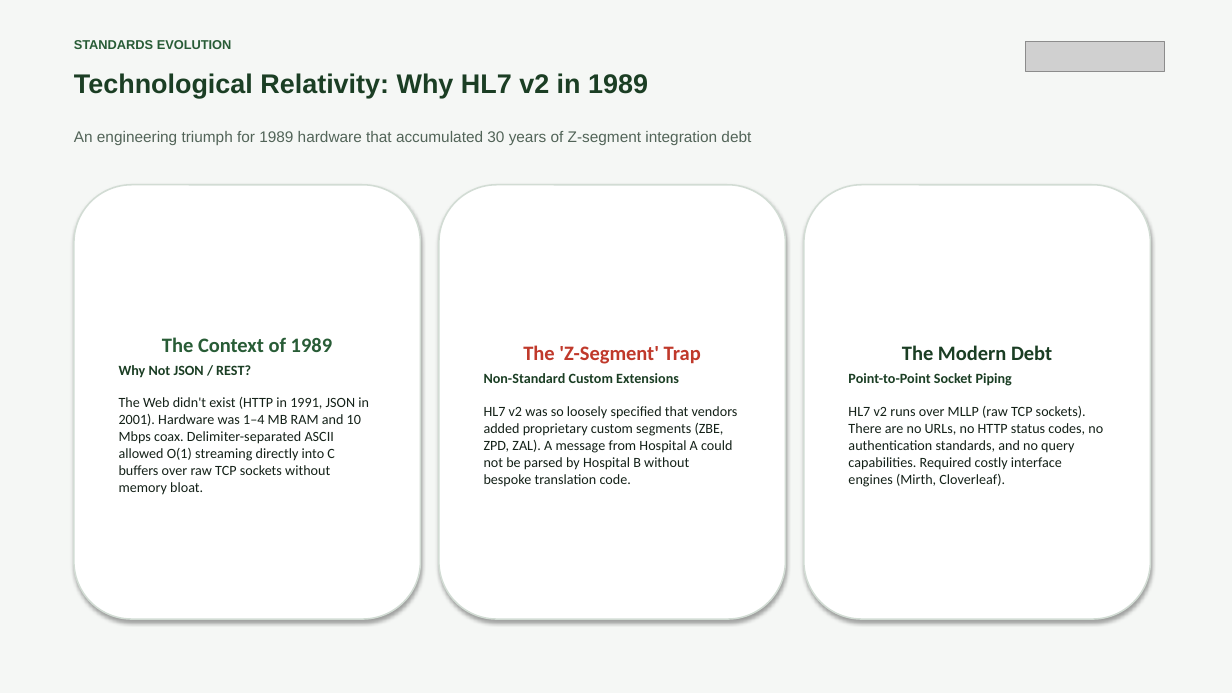
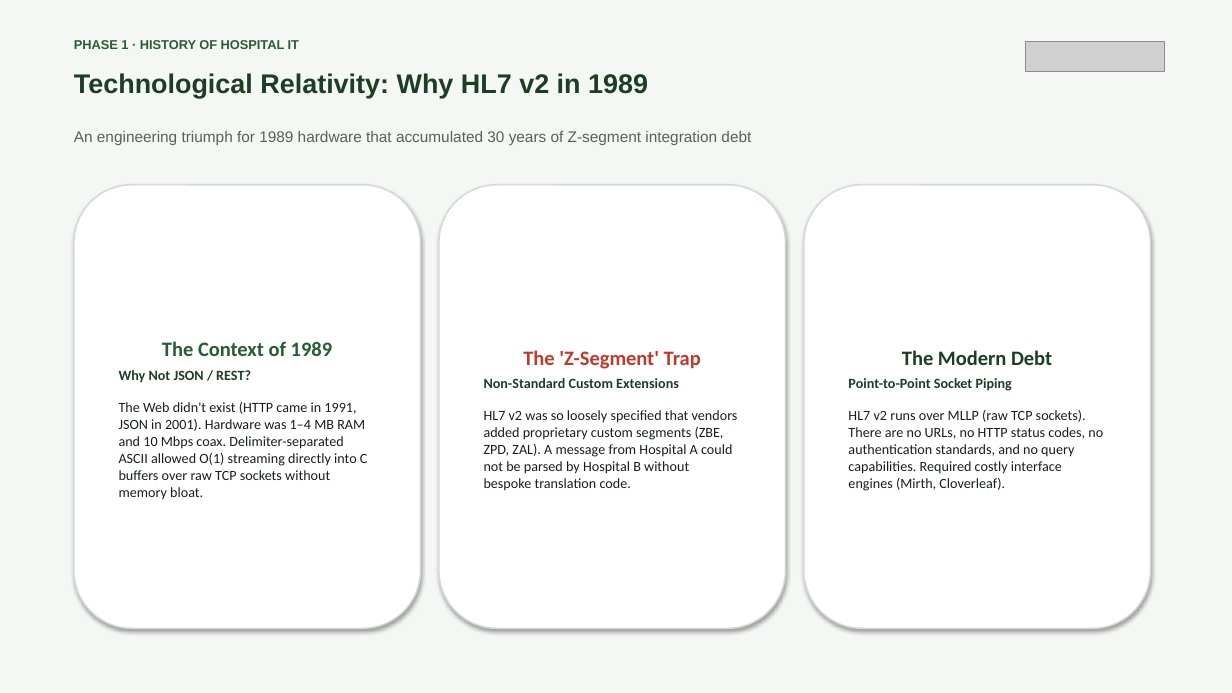
Before and after one commit to AIT-brainlab/fhir-ml-workshop, a slide deck: slide 9 of slides-morning/orientation-and-health-ai-foundations.pptx (slide 13 before the commit). Drawn at 1232x693 pixels with LibreOffice and Linux fonts; fonts in the diff are those of the drawing; grey boxes stand for pictures. Boxes give left, top, right and bottom in pixels: in the first picture for what was removed or moved away, otherwise in the second. Text is boxed around its words. In the diff, an @@ line names an element or a change of style, - is before the commit and + after.

Commit message:
Restructure morning session into 2+1 Phase architecture (29 slides)

```diff
--- a/slides-morning/orientation-and-health-ai-foundations.pptx
+++ b/slides-morning/orientation-and-health-ai-foundations.pptx
@@ text at bbox=[74, 40, 299, 49]: text changed @@
-STANDARDS EVOLUTION
+PHASE 1 · HISTORY OF HOSPITAL IT
@@ rounded rectangle "The Context of 1989": place and size @@
-rounded rectangle "The Context of 1989" at bbox=[74, 185, 421, 619]
+rounded rectangle "The Context of 1989" at bbox=[74, 185, 421, 628]
@@ rounded rectangle "The 'Z-Segment' Trap": place and size @@
-rounded rectangle "The 'Z-Segment' Trap" at bbox=[439, 185, 786, 619]
+rounded rectangle "The 'Z-Segment' Trap" at bbox=[439, 185, 786, 628]
@@ rounded rectangle "The Modern Debt": place and size @@
-rounded rectangle "The Modern Debt" at bbox=[804, 185, 1151, 619]
+rounded rectangle "The Modern Debt" at bbox=[804, 185, 1151, 628]
@@ text in rounded rectangle at bbox=[119, 402, 368, 500]: text changed @@
-The Web didn't exist (HTTP in 1991, JSON in 2001). Hardware was 1–4 MB RAM and 10 Mbps coax. Delimiter-separated ASCII allowed O(1) streaming directly into C buffers over raw TCP sockets without memory bloat.
+The Web didn't exist (HTTP came in 1991, JSON in 2001). Hardware was 1–4 MB RAM and 10 Mbps coax. Delimiter-separated ASCII allowed O(1) streaming directly into C buffers over raw TCP sockets without memory bloat.
```
Also in this commit, not shown: 11 other slides changed, 17 slides added, 15 slides removed, 3 other files.
